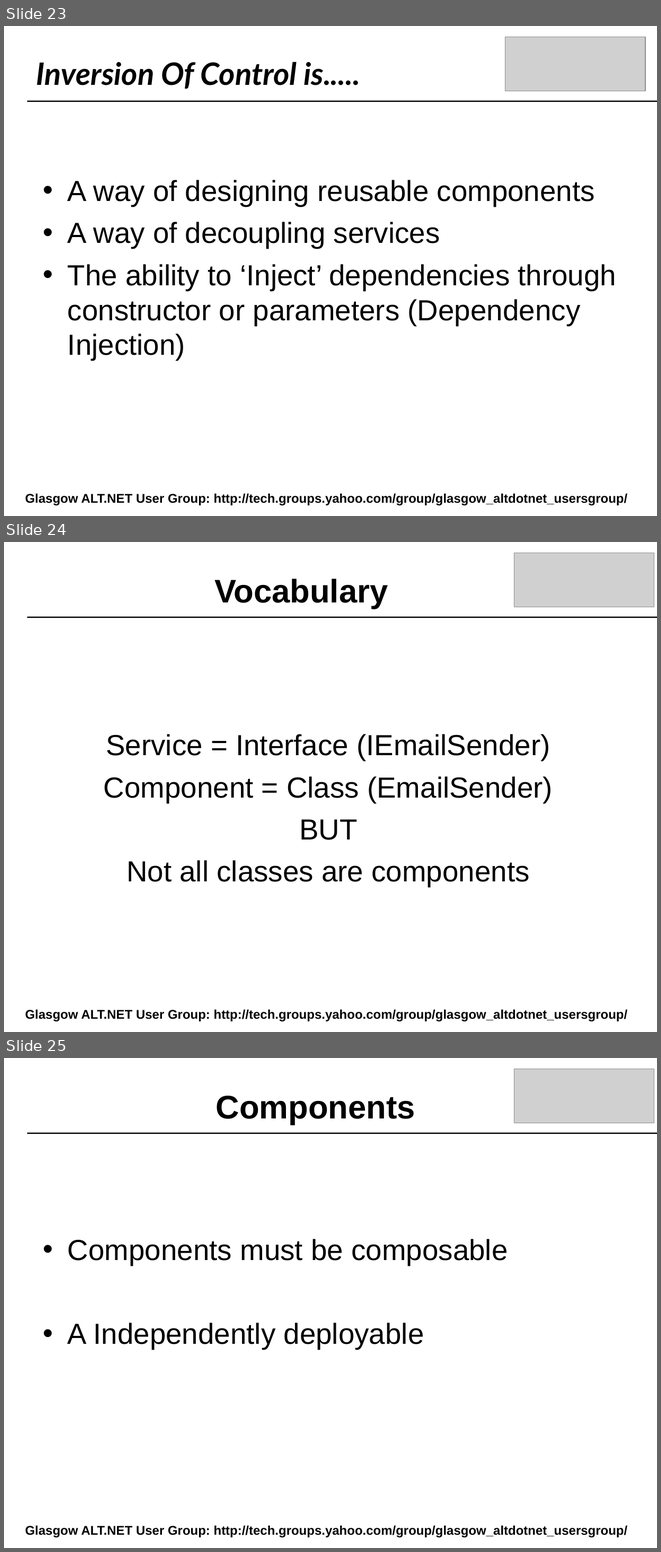
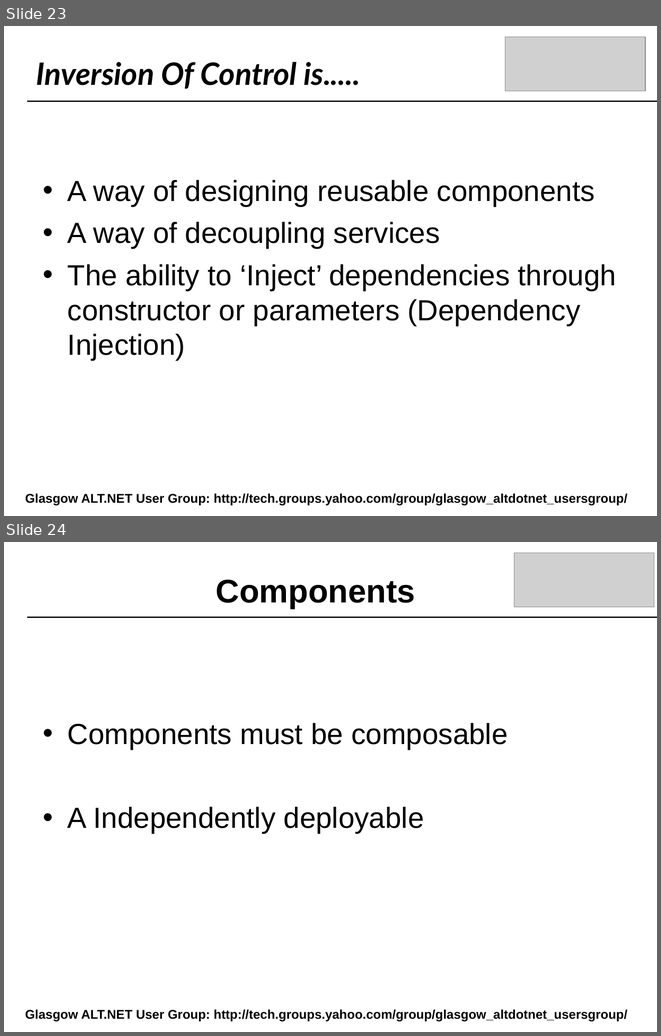
Before and after one commit to craignicol/scotaltdotnet, a slide deck: belfast/IOC-TDD-And Testability.ppt. Shown one above the other, each under a label of ours: slides 23, 24 and 25 before the commit, slides 23 and 24 after it. The pictures are 661x1552 and 661x1036 pixels, drawn with LibreOffice and Linux fonts; fonts in the diff are those of the drawing; grey boxes stand for pictures; background and template pictures are left out. Boxes give left, top, right and bottom in pixels: in the first picture for what was removed or moved away, otherwise in the second. Text is boxed around its words. In the diff, an @@ line names an element or a change of style, - is before the commit and + after.

```diff
--- a/belfast/IOC-TDD-And Testability.ppt
+++ b/belfast/IOC-TDD-And Testability.ppt
@@ slide 24 removed at <box>4,542,657,1032</box>, background picture (left out) @@
@@ picture removed at <box>514,553,654,607</box> @@
@@ text removed at <box>214,579,388,609</box> @@
-Vocabulary
@@ line removed from (27, 617) to (657, 617) @@
@@ text removed at <box>104,734,553,886</box> @@
-Service = Interface (IEmailSender)
-Component = Class (EmailSender)
-BUT
-Not all classes are components
@@ text removed at <box>25,1009,628,1021</box> @@
-Glasgow ALT.NET User Group: http://tech.groups.yahoo.com/group/glasgow_altdotnet_usersgroup/
@@ what was slide 25 is now slide 24 @@
```
Also in this commit, not shown: 3 slides changed, 1 other slide removed, 9 other files.
